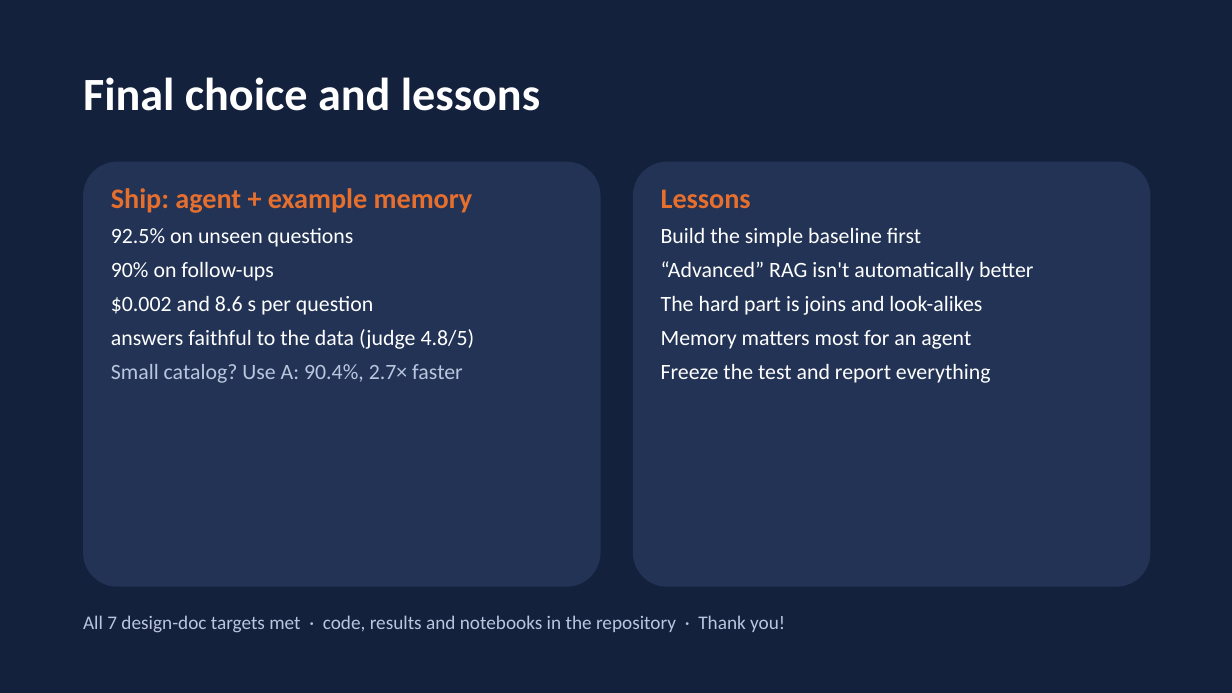
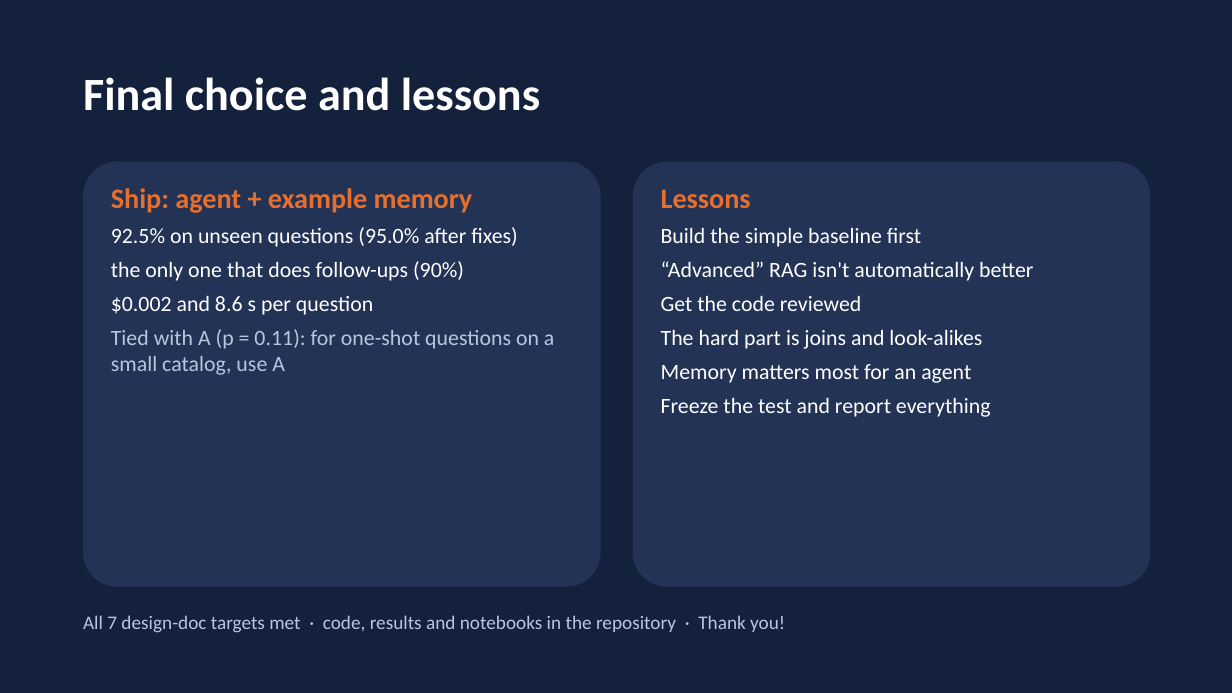
Before and after one commit to anshikachaurasia/AdsKG_agent, a slide deck: slide 14 of docs/AdsKG_Agent_Presentation.pptx (slide 13 before the commit). Drawn at 1232x693 pixels with LibreOffice and Linux fonts; fonts in the diff are those of the drawing. Boxes give left, top, right and bottom in pixels: in the first picture for what was removed or moved away, otherwise in the second. Text is boxed around its words. In the diff, an @@ line names an element or a change of style, - is before the commit and + after.

```diff
--- a/docs/AdsKG_Agent_Presentation.pptx
+++ b/docs/AdsKG_Agent_Presentation.pptx
@@ text at [111, 227, 517, 281]: text changed @@
-92.5% on unseen questions
-90% on follow-ups
+92.5% on unseen questions (95.0% after fixes)
+the only one that does follow-ups (90%)
@@ text at [661, 296, 862, 311]: paragraph added @@
+Get the code reviewed
@@ text at [111, 329, 554, 375]: text changed; text colour #FFFFFF to #B9C6DD @@
-answers faithful to the data (judge 4.8/5)
-Small catalog? Use A: 90.4%, 2.7× faster
+Tied with A (p = 0.11): for one-shot questions on a small catalog, use A
```
Also in this commit, not shown: 3 other slides changed, 1 slide added, 44 other files.
